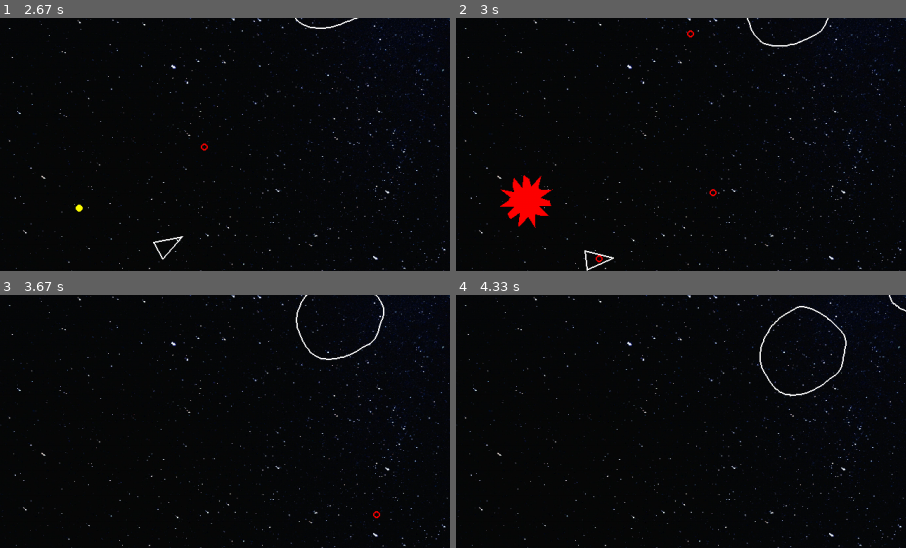
Above: before the commit, frames 1-4 (two rows, left to right).
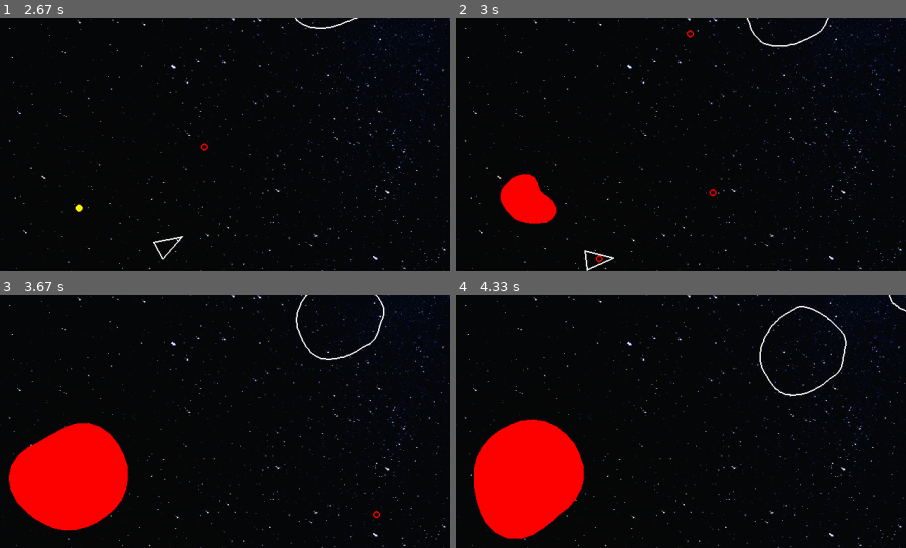
Above: after the commit, the same moments.

Repository: JaydeHowell/asteroids-pygame
Game: pygame game, started from main.py
Two runs of this game, one before a commit and one after it. Both use one fixed random seed, a clock stepped at 60 frames per second and the inputs below.
Inputs:
- Up to frame 1 (2.67 s): tap Space at 0.33, 0.73, 1.03, 1.23, 1.57, 1.87, 2.07, 2.37, 2.63 s; hold D 0.67-1.13 s; tap C at 0.82, 2.15 s; hold W 1.17-1.47 s; hold D 1.5-1.97 s; hold A 2-2.53 s; hold S from 2.57 s (still down)
- Up to frame 2 (3 s): release S at 2.87 s; hold A from 2.9 s (still down); tap Space at 2.97 s
- Up to frame 3 (3.67 s): tap Space at 3.27, 3.4 s; release A at 3.3 s; hold W from 3.33 s (still down); tap C at 3.48 s
- Up to frame 4 (4.33 s): release W at 3.7 s; hold D from 3.73 s (still down); tap Space at 3.8, 4.1 s
The pictures show only the part of the screen within x 33-83%, y 0-50%; the shares and areas given below are measured in that part.

Frame 1 is identical in both runs. In frame 2, 0.8% of the frame differs, in the area x 9-23%, y 61-84%; in frame 3, 8.5%; in frame 4, 8.9%, in the area x 4-29%, y 49-97%.

Commit message:
fix unusual explosion drawing

Diff:
--- a/blast.py
+++ b/blast.py
@@ -2,38 +2,51 @@
 import math
 import random
 from circleshape import CircleShape
+from wave import Wave
 from constants import BLAST_VERTICES
 
 class Blast(CircleShape):
     def __init__(self, x: float, y: float, max_radius: float):
-        super().__init__(x, y, radius=20)
+        super().__init__(x, y, radius=0)
         self.max_radius = max_radius
         self.time_integral = 0.0
-        self.phase_velocity = random.uniform(2.0, 8.0)
-        self.spatial_frequency = random.randint(7, 14)
-        self.amplitude = random.randint(10, 20)
+        self.k_p = 4.7
+        self.fundamental_amplitude = random.uniform(0.15, 0.3) * self.max_radius
+        self.harmonics = random.randint(3, 9)
+
 
     def draw(self, screen):
-        points = self.get_polar()
-        pygame.draw.polygon(screen, "red", points, width=0)
+        local_vertices = self.get_polar()
+        pygame.draw.polygon(screen, "red", local_vertices, width=0)
 
 
     def update(self, dt):
         self.time_integral += dt
-        self.radius += (self.max_radius * dt)
-        if self.radius >= self.max_radius:
+
+        error = self.max_radius - self.radius
+        command_velocity = error * self.k_p
+        self.radius += command_velocity * dt
+        if error <= 0.05:
             self.kill()
 
 
     def get_polar(self) -> list:
         coordinates = []
+        waves = []
+
+        for i in range(2, self.harmonics + 2):
+            wave = Wave(frequency=i, amplitude=(self.fundamental_amplitude / i**1.5), phase_shift=random.uniform(0.0, 2 * math.pi))
+            waves.append(wave)
 
         step_size = 2 * math.pi / BLAST_VERTICES
 
         for i in range(BLAST_VERTICES):
 
             theta = i * step_size
-            blast_radius = self.radius + self.amplitude * math.sin(self.spatial_frequency * theta + self.phase_velocity * self.time_integral)
+            blast_radius = self.radius
+            for wave in waves:
+                phase_velocity = wave.phase_shift
+                blast_radius += wave.amplitude * math.sin(wave.frequency * theta + phase_velocity * self.time_integral)
 
             x = self.position.x + blast_radius * math.cos(theta)
             y = self.position.y + blast_radius * math.sin(theta)
